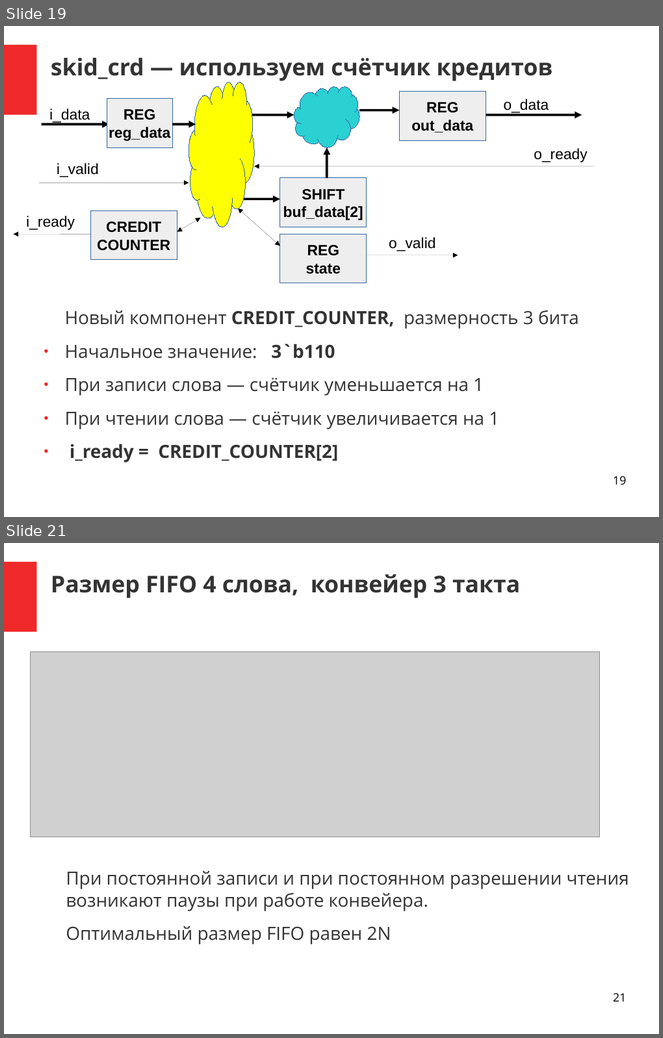
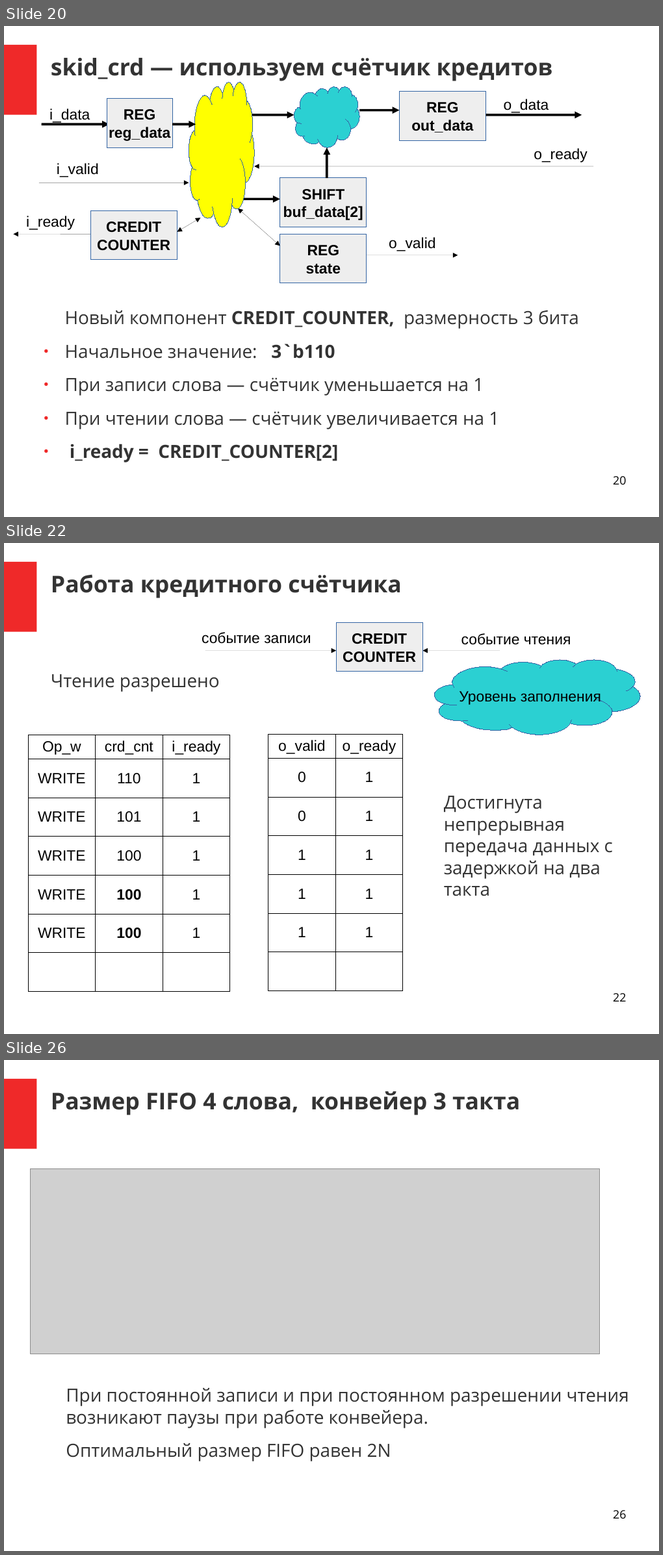
Before and after one commit to DigitalDesignSchool/2021dev, a slide deck: examples/presentation/pr_1.odp. Shown one above the other, each under a label of ours: slides 19 and 21 before the commit, slides 20, 22 and 26 after it; the slides between them are not shown. The pictures are 663x1038 and 663x1555 pixels, drawn with LibreOffice and Linux fonts; fonts in the diff are those of the drawing; grey boxes stand for pictures. Boxes give left, top, right and bottom in pixels: in the first picture for what was removed or moved away, otherwise in the second. Text is boxed around its words. In the diff, an @@ line names an element or a change of style, - is before the commit and + after.

Commit message:
Работа над презентацией

```diff
--- a/examples/presentation/pr_1.odp
+++ b/examples/presentation/pr_1.odp
@@ slide 22 added at box(4, 543, 659, 1034), background #FFFFFF; not listed: 1 template element that a slide beside it also shows @@
@@ title added at box(51, 574, 402, 598), 28 pt, text #333333, bold @@
+Работа кредитного счётчика
@@ text added at box(202, 632, 311, 644), 18 pt, text #000000 @@
+событие записи
@@ rectangle added at box(336, 623, 423, 672), fill #EEEEEE, outline #3465A4 0 pt, 18 pt, text #000000, bold @@
+CREDIT
+COUNTER
@@ text added at box(462, 633, 571, 645), 18 pt, text #000000 @@
+событие чтения
@@ arrow added from (206, 651) to (336, 651), #000000 0 pt @@
@@ arrow added from (501, 651) to (423, 651), #000000 0 pt @@
@@ text added at box(51, 674, 220, 692), 22 pt, text #333333 @@
+Чтение разрешено
@@ freeform shape added at box(434, 660, 640, 735), fill #2BD0D2, outline #3465A4 0 pt, 18 pt, text #000000 @@
+Уровень заполнения
@@ table added at box(29, 735, 230, 991), 7 rows, 3 columns @@
+Op_w | crd_cnt | i_ready
+WRITE | 110 | 1
+WRITE | 101 | 1
+WRITE | 100 | 1
+WRITE | 100 | 1
+WRITE | 100 | 1
+ |  | 
@@ table added at box(269, 735, 403, 990), 7 rows, 2 columns @@
+o_valid | o_ready
+0 | 1
+0 | 1
+1 | 1
+1 | 1
+1 | 1
+ | 
@@ text added at box(444, 796, 613, 897), 22 pt, text #333333 @@
+Достигнута непрерывная передача данных с задержкой на два такта
@@ page number added at box(613, 993, 626, 1002), 14 pt, text #000000 @@
+22
@@ what was slide 19 is now slide 20 @@
@@ page number at box(613, 476, 626, 485): text changed @@
-19
+20
@@ what was slide 21 is now slide 26 @@
@@ page number at box(613, 1510, 626, 1519): text changed @@
-21
+26
```
Also in this commit, not shown: 9 slides changed, 4 other slides added, 8 other files.
